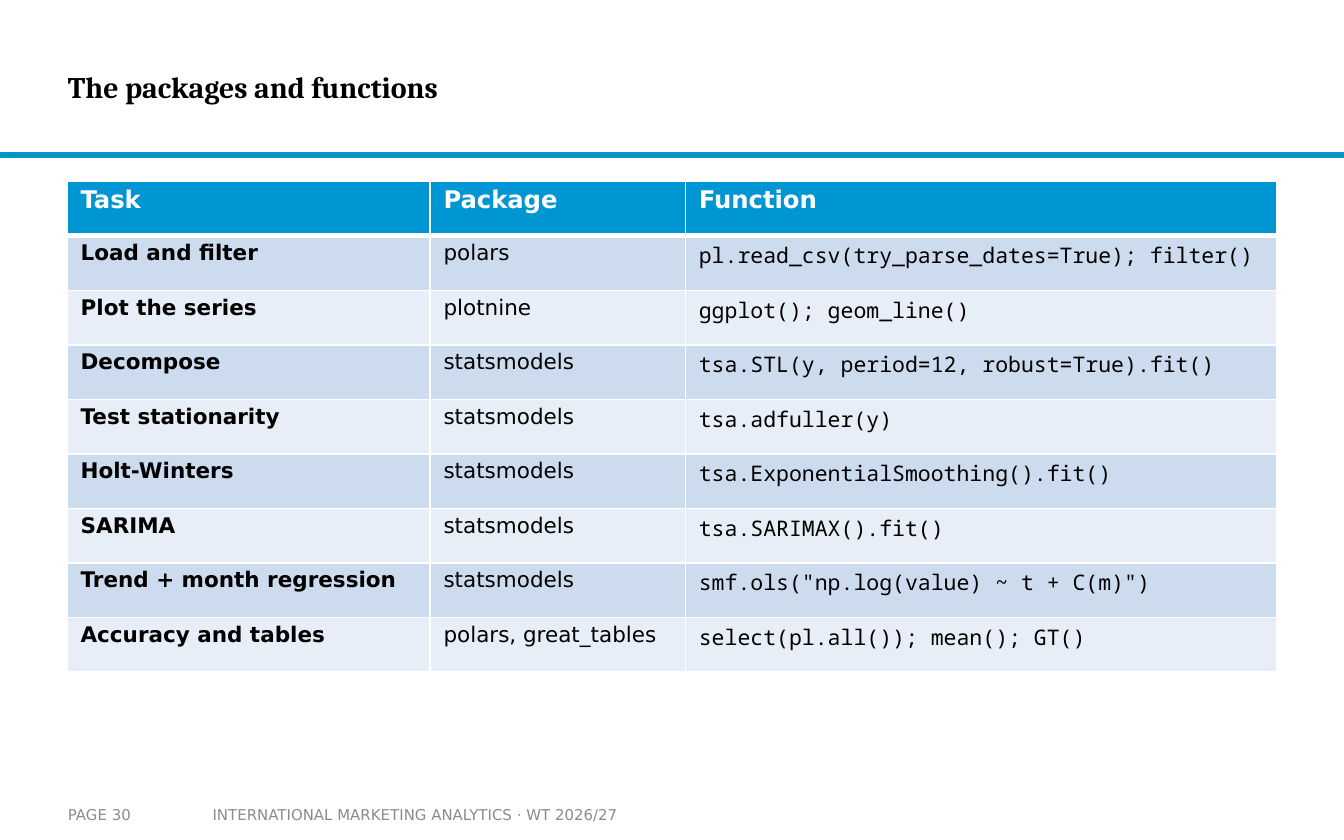
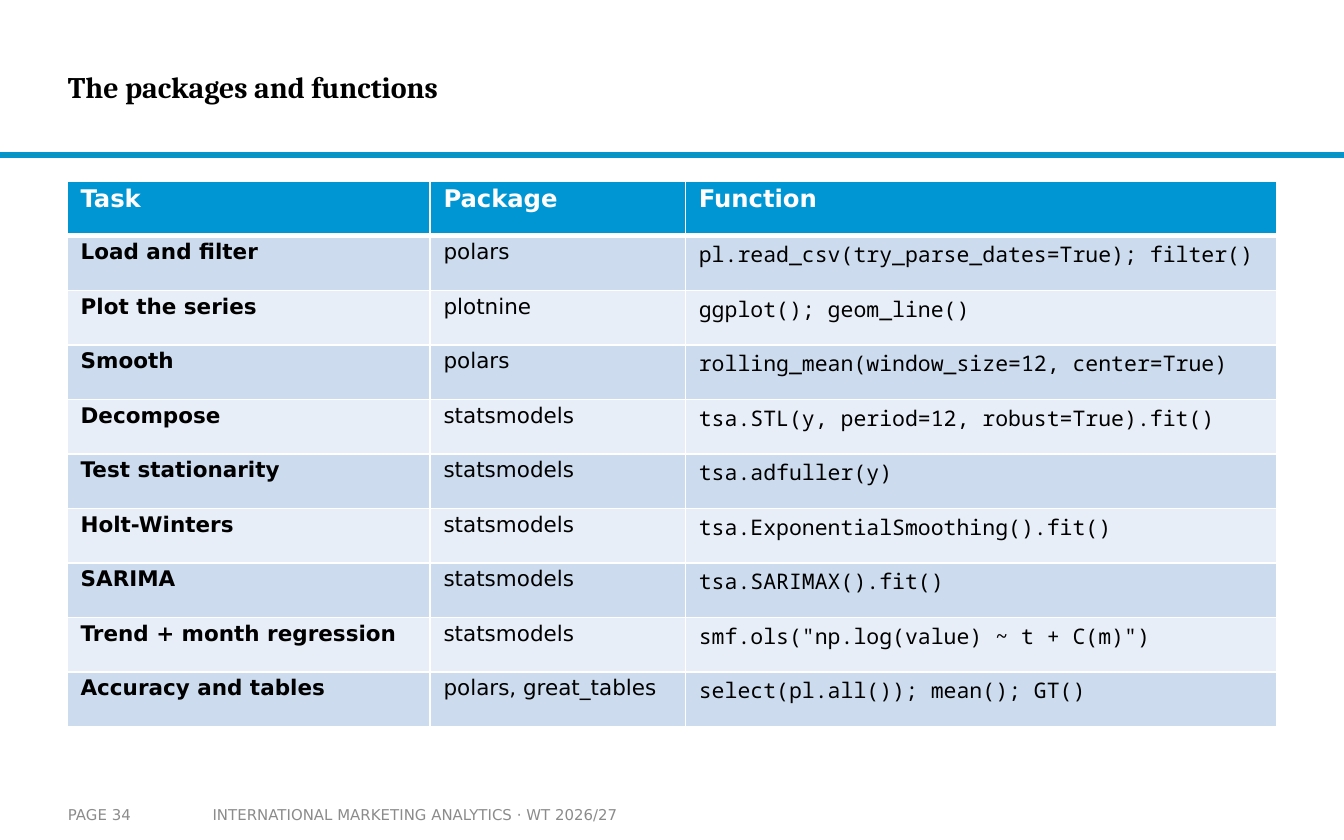
Before and after one commit to arnefloh-wu/international-marketing-analytics-teaching, a slide deck: slide 34 of slides/forecasting-and-time-series_WT26-27.pptx (slide 30 before the commit). Drawn at 1344x840 pixels with LibreOffice and Linux fonts; fonts in the diff are those of the drawing; background and template pictures are left out. Boxes give left, top, right and bottom in pixels: in the first picture for what was removed or moved away, otherwise in the second. Text is boxed around its words. In the diff, an @@ line names an element or a change of style, - is before the commit and + after.

```diff
--- a/slides/forecasting-and-time-series_WT26-27.pptx
+++ b/slides/forecasting-and-time-series_WT26-27.pptx
@@ table at <box>67,181,1277,727</box> @@
+row 4: Smooth | polars | rolling_mean(window_size=12, center=True)
@@ page number at <box>68,809,131,820</box>: text changed @@
-PAGE 30
+PAGE 34
```
Also in this commit, not shown: 10 other slides changed, 4 slides added, 3 other files.
